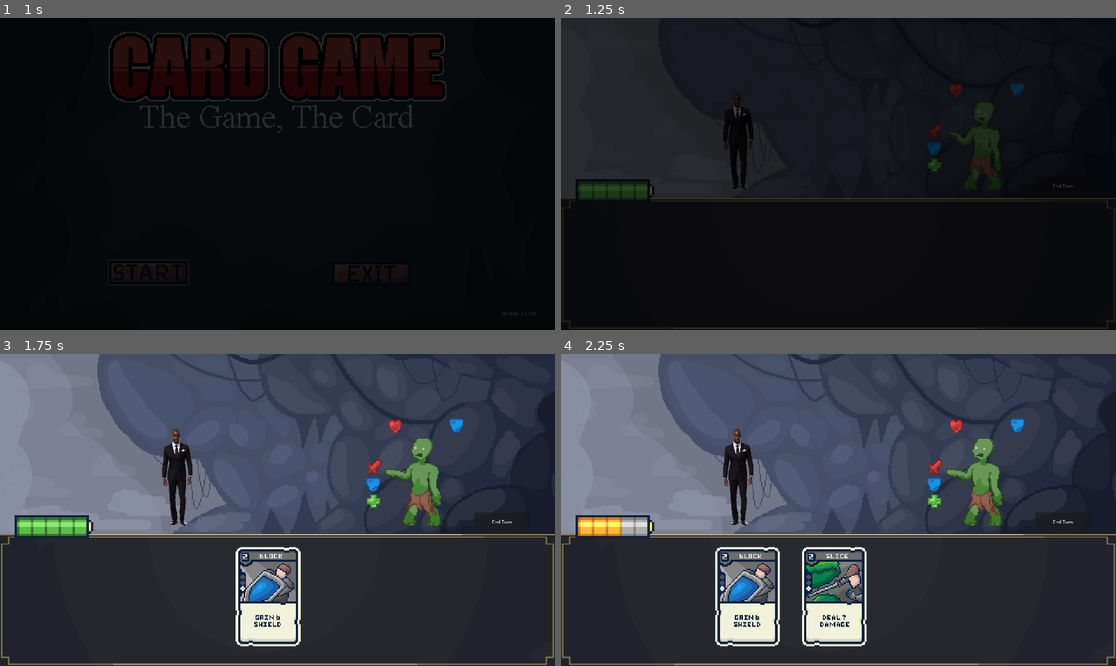
Above: before the commit, frames 1-4 (two rows, left to right).
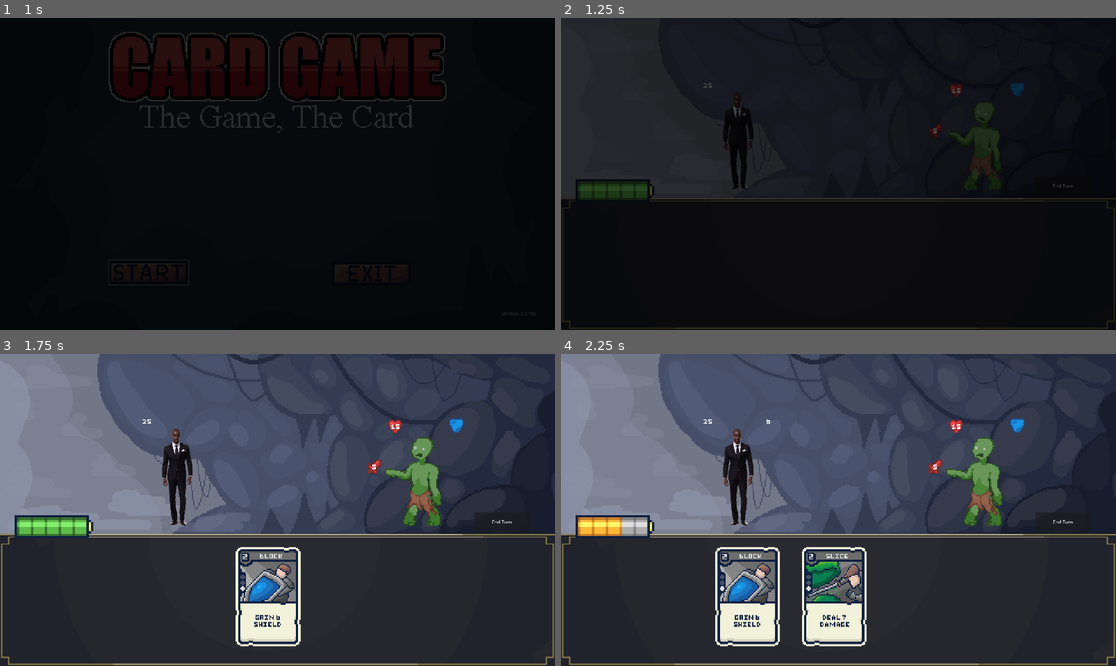
Above: after the commit, the same moments.

Repository: Fredeblok0912/Card_game
Game: Godot game, scene res://menu.tscn
Same seed, same stepped clock (60 frames per second), same inputs: the game is played once before the commit and once after it.
Inputs (mouse positions are in pixels of both pictures, inside the frame that each line leads up to):
- Up to frame 1 (1 s): click (149, 273) at 0.5 s
- Up to frame 2 (1.25 s): no input
- Up to frame 3 (1.75 s): click "End Turn" at 1.25 s
- Up to frame 4 (2.25 s): move the mouse to (805, 597) at 2.02 s; hold Up (ui_up) from 2.03 s (still down); click (805, 597) at 2.17 s

Frame 1 is identical in both runs. In frame 2, 0.2% of the frame differs, in the area x 25-72%, y 20-49%; in frame 3, 0.2%; in frame 4, 0.2%, in the area x 25-72%, y 20-50%.
Error before the commit: Parse Error: Could not resolve super class inheritance from "Character". (res://Enemycode.gd:1)

Commit message:
Fix error

Diff:
--- a/characters.gd
+++ b/characters.gd
@@ -5,7 +5,7 @@
 
 @export var health: int = 100
 @export var max_health: int = 100
-@ext var shield: int = 0
+@export var shield: int = 0
 @export var sprite: Sprite2D
 @export var health_bar: ProgressBar
 @export var money: int = 0
--- a/game.tscn
+++ b/game.tscn
@@ -18,24 +18,24 @@
 [ext_resource type="Texture2D" uid="uid://cuw4r2qipmmvx" path="res://Art/Backgrounds/image.png" id="10_iotsf"]
 [ext_resource type="Script" uid="uid://cym5fayah25hk" path="res://Energy Display.gd" id="10_lc2xo"]
 [ext_resource type="FontFile" uid="uid://o03ne25nrn3b" path="res://Pixel Font - 3x4.ttf" id="11_5b14r"]
-[ext_resource type="Script" uid="uid://klgxa0yoepgt" path="res://Player Sprite.gd" id="11_7knny"]
+[ext_resource type="Script" path="res://Player Sprite.gd" id="11_7knny"]
 [ext_resource type="Texture2D" uid="uid://cm0lxsnak1foi" path="res://Art/Character sprites/sprite_slime_4.png" id="11_x5p1p"]
 [ext_resource type="Texture2D" uid="uid://ddkxwt4s50xj4" path="res://Art/Character sprites/sprite_slime_5.png" id="12_qhcbd"]
 [ext_resource type="Texture2D" uid="uid://pi0csmqovqxk" path="res://sprite_zombie_0.png" id="19_e36ub"]
 [ext_resource type="Texture2D" uid="uid://c86bc1ote7wq4" path="res://sprite_zombie_1.png" id="20_hb5m1"]
 [ext_resource type="Script" uid="uid://vp51ded4iwdj" path="res://enemy_sprites.gd" id="21_hb5m1"]
 [ext_resource type="Script" uid="uid://cr38awxe7fkwr" path="res://Enemy_health_text.gd" id="22_qhcbd"]
-[ext_resource type="Script" uid="uid://crxyguefblvk5" path="res://enemy_shield_text.gd" id="23_f1jbl"]
+[ext_resource type="Script" uid="uid://crxyguefblvk5" path="res://Enemy_shield_text.gd" id="23_f1jbl"]
 [ext_resource type="Texture2D" uid="uid://spslokn46eks" path="res://Art/Symbols/Health symbol.png" id="25_dhpj7"]
 [ext_resource type="Script" uid="uid://b1mmwmr6x1suf" path="res://enemy_shield_gain_text.gd" id="25_xa8c5"]
 [ext_resource type="Script" uid="uid://bfu00exqvq57v" path="res://enemy_attack_text.gd" id="26_5b14r"]
 [ext_resource type="Texture2D" uid="uid://bswdgl73kvnms" path="res://Art/Symbols/Shield symbol.png" id="27_7knny"]
 [ext_resource type="Script" uid="uid://b1i7rtk3hr1rm" path="res://enemy_heal_text.gd" id="27_bnpwn"]
 [ext_resource type="Texture2D" uid="uid://h27w70dkfmnf" path="res://Art/Symbols/attack symbol.png" id="30_082n1"]
-[ext_resource type="Script" uid="uid://qb65fouwv65p" path="res://enemy_intent_shield.gd" id="30_aa0lp"]
-[ext_resource type="Script" uid="uid://mnh2vectlbbm" path="res://enemy_intent_damage.gd" id="32_082n1"]
+[ext_resource type="Script" path="res://enemy_intent_shield.gd" id="30_aa0lp"]
+[ext_resource type="Script" path="res://enemy_intent_damage.gd" id="32_082n1"]
 [ext_resource type="Texture2D" uid="uid://bs3vb37sxdhlg" path="res://Art/Symbols/Heal symbol.png" id="32_xex6t"]
-[ext_resource type="Script" uid="uid://6wyldqry43ag" path="res://enemy_intent_heal.gd" id="36_iu0sx"]
+[ext_resource type="Script" path="res://enemy_intent_heal.gd" id="36_iu0sx"]
 [ext_resource type="PackedScene" uid="uid://5gvarj6y6lxl" path="res://Screen transition.tscn" id="37_iu0sx"]
 
 [sub_resource type="AtlasTexture" id="AtlasTexture_boyg6"]
